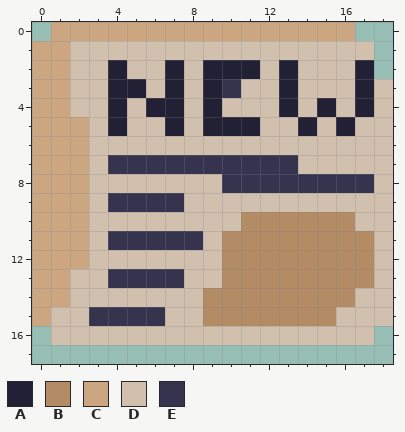
Pixel-art file: assets/icons/21x21newspaper_icon_v1.aseprite. The picture above is the old version.
19x18 pixels, 1 frame.
Visible layers, top first: "Layer 5", "Layer 3", "Layer 4".
Palette (. is transparent): A #222034  B #b38b65  C #cca681  D #d2c0af  E #35334d
Pixels before, first column x 0:
 0 .CCCCCCCCCCCCCCCC..
 1 CCDDDDDDDDDDDDDDDD.
 2 CCDDADDADAAADADDDA.
 3 CCDDAADADAEDDADDDAD
 4 CCDDADAADADDDADADAD
 5 CCCDADDADAAADDADADD
 6 CCCDDDDDDDDDDDDDDDD
 7 CCCDEEEEEEEEEEDDDDD
 8 CCCDDDDDDDEEEEEEEED
 9 CCCDEEEEDDDDDDDDDDD
10 CCCDDDDDDDDBBBBBBDD
11 CCCDEEEEEDBBBBBBBBD
12 CCCDDDDDDDBBBBBBBBD
13 CCDDEEEEDDBBBBBBBBD
14 CCDDDDDDDBBBBBBBBDD
15 CDDEEEEDDBBBBBBBDDD
16 .DDDDDDDDDDDDDDDDD.
The same view after the edit:
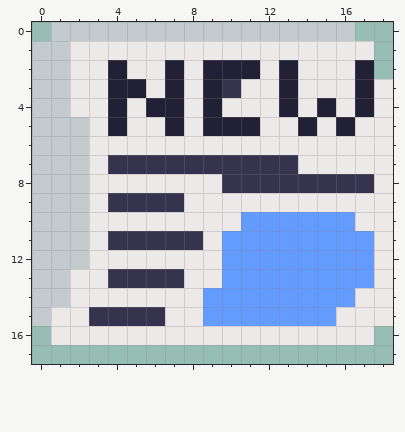
Edits made:
layer "Layer 4" now hidden
layer "Layer 3" now hidden
layer "Layer 5" now hidden
layer "Layer 4 #2" added
layer "Layer 3 #2" added
layer "Layer 5 #2" added
colour B: #b38b65 -> #639bff
colour C: #cca681 -> #c4cbce
colour D: #d2c0af -> #eee9e9
